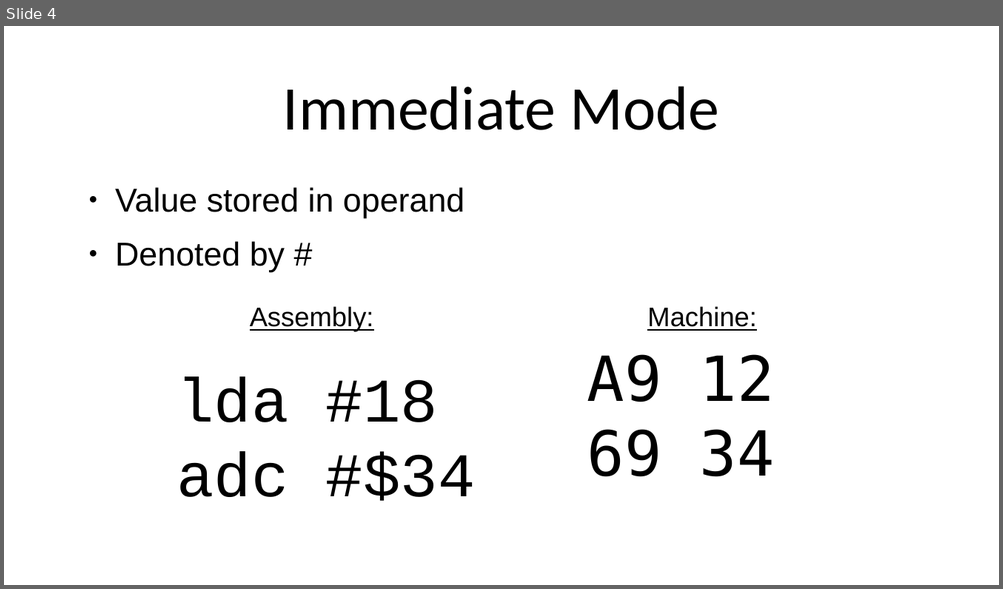
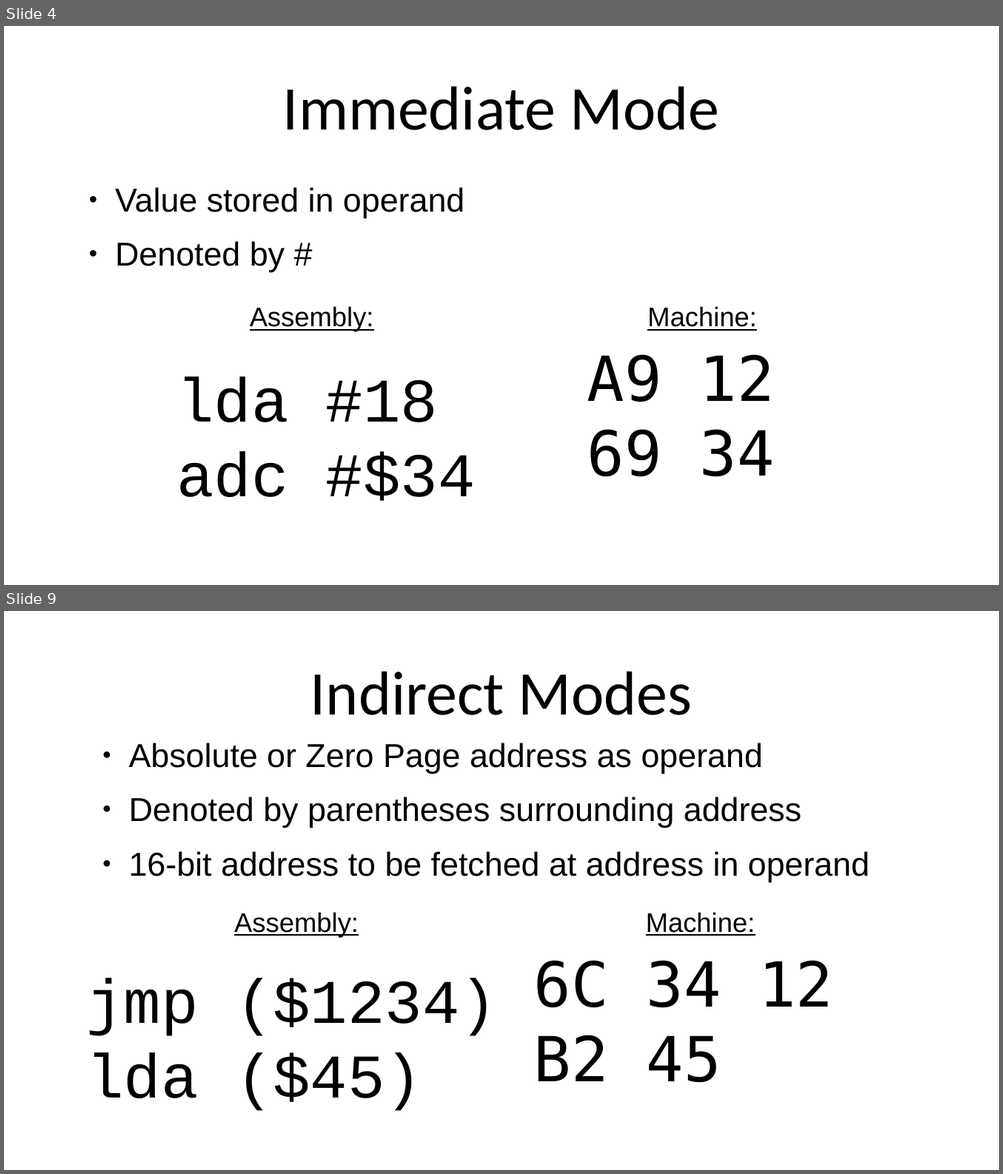
Before and after one commit to SlithyMatt/x16-assembly-tutorial, a slide deck: Lesson2/Lesson2.odp. Shown one above the other, each under a label of ours: slide 4 before the commit, slides 4 and 9 after it; the slides between them are not shown. The pictures are 1003x589 and 1003x1174 pixels, drawn with LibreOffice and Linux fonts; fonts in the diff are those of the drawing. Boxes give left, top, right and bottom in pixels: in the first picture for what was removed or moved away, otherwise in the second. Text is boxed around its words. In the diff, an @@ line names an element or a change of style, - is before the commit and + after.

```diff
--- a/Lesson2/Lesson2.odp
+++ b/Lesson2/Lesson2.odp
@@ slide 9 added at box(4, 611, 999, 1170), background #FFFFFF @@
@@ title added at box(310, 671, 692, 715), 60 pt, text #000000 @@
+Indirect Modes
@@ text added at box(129, 743, 869, 883), 32 pt, text #000000 @@
+● Absolute or Zero Page address as operand
+● Denoted by parentheses surrounding address
+● 16-bit address to be fetched at address in operand
@@ text added at box(234, 912, 358, 937), 26 pt, text #000000, underline @@
+Assembly:
@@ text added at box(646, 912, 755, 936), 26 pt, text #000000, underline @@
+Machine:
@@ text added at box(534, 960, 833, 1083), 60 pt, text #000000 @@
+6C 34 12
+B2 45
@@ text added at box(87, 979, 497, 1111), 60 pt, text #000000 @@
+jmp ($1234)
+lda ($45)
```
Also in this commit, not shown: 1 slide changed, 11 other slides added, 1 slide removed, 2 other files.
